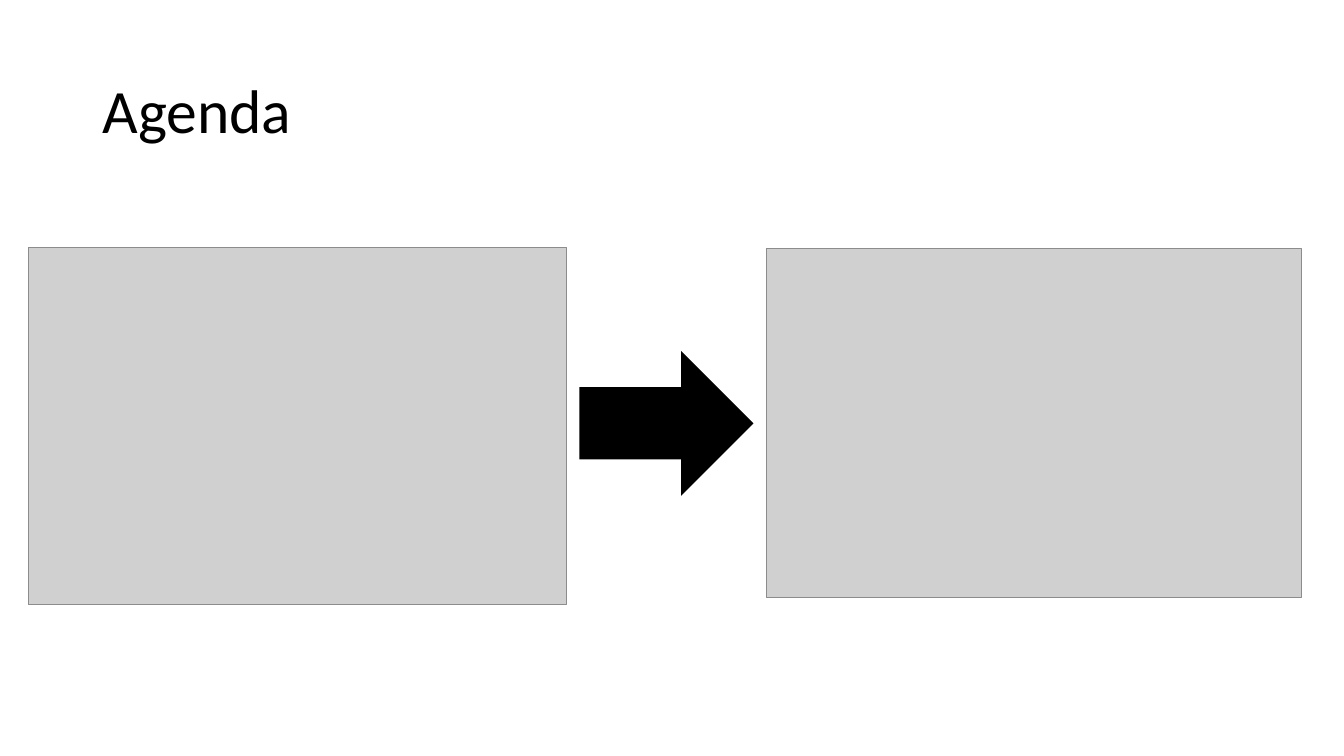
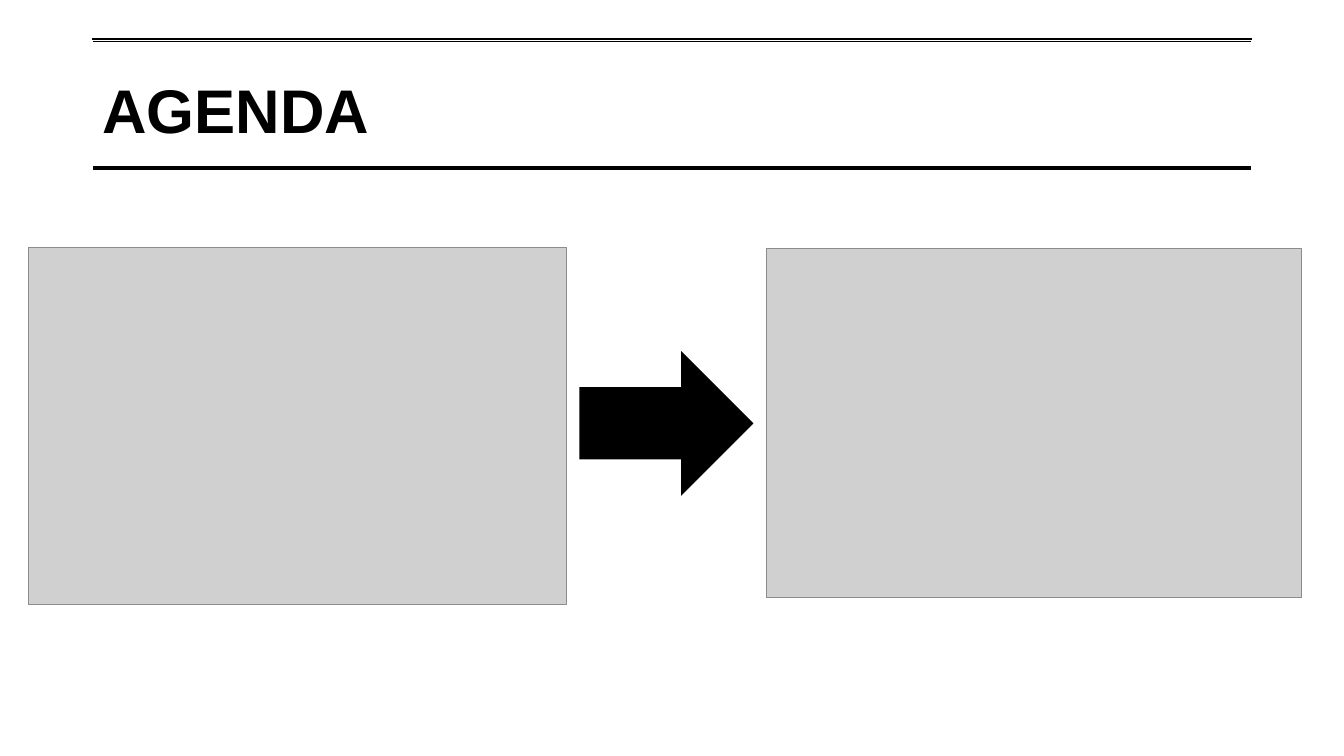
Before and after one commit to lipsitzm/PFNP, a slide deck: slide 5 of PFNP Single Day.pptx. Drawn at 1344x756 pixels with LibreOffice and Linux fonts; fonts in the diff are those of the drawing; grey boxes stand for pictures; background and template pictures are left out. Boxes give left, top, right and bottom in pixels: in the first picture for what was removed or moved away, otherwise in the second. Text is boxed around its words. In the diff, an @@ line names an element or a change of style, - is before the commit and + after.

```diff
--- a/PFNP Single Day.pptx
+++ b/PFNP Single Day.pptx
@@ title "AGENDA": place and size @@
-title "AGENDA" at bbox=[102, 90, 291, 144]
+title "AGENDA" at bbox=[93, 40, 1252, 187]
@@ title "AGENDA" at bbox=[93, 40, 1252, 187]: outline none to #FFFFFF 0.75 pt @@
@@ line added from (93, 40) to (1252, 40), #000000 3 pt @@
@@ title at bbox=[102, 90, 369, 134]: text changed; font Calibri to Arial; bold on @@
-Agenda
+AGENDA
@@ line added from (93, 168) to (1252, 168), #000000 3 pt @@
```
Also in this commit, not shown: 112 other slides changed, 11 slides added.
